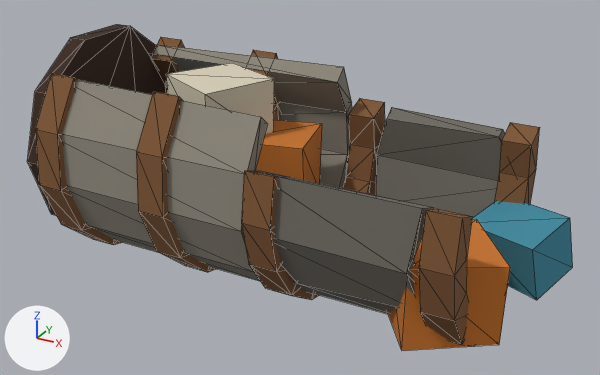
The glTF model game/public/models/cargo_pod.glb: old version first, new version second.
The view is the same before and after, from a camera (50 mm lens) standing at (3.96, -6.92, 4.25) and looking at (0.17, -0.03, 0.81). Every picture has the same lights, and +X, +Y and +Z are marked at lower left. The first picture is the older version. Mesh edges are drawn as thin lines. Vertices at exactly the same position are counted once.

In view in the first picture: 'cargo_pod'.
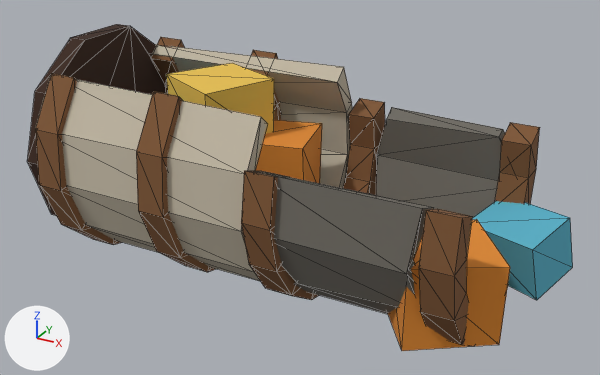
Patch to the scene script:
```diff
--- a/game/public/models/cargo_pod.glb.py
+++ b/game/public/models/cargo_pod.glb.py
@@ mat_cargo_blue @@
 mat_cargo_blue = principled_material('cargo_blue')
-mat_cargo_blue.base_color = (0.0497, 0.254, 0.352)  # cyan #3f8aa0
+mat_cargo_blue.base_color = (0.0976, 0.434, 0.578)  # cyan #58b0c8
 mat_cargo_blue.roughness = 1.0
@@ mat_cargo_pale @@
 mat_cargo_pale = principled_material('cargo_pale')
-mat_cargo_pale.base_color = (0.687, 0.624, 0.479)  # pale yellow #d8cfb8
+mat_cargo_pale.base_color = (0.807, 0.527, 0.0802)  # yellow #e8c050
 mat_cargo_pale.roughness = 1.0
@@ mat_hull @@
+mat_hull = principled_material('hull')
+mat_hull.base_color = (0.552, 0.491, 0.381)  # light grey #c4baa6
+mat_hull.roughness = 1.0
@@ me_back @@
 me_back.from_pydata(...)  # 332 vertices, 608 faces; spans x -2.45..2.81, y -1.28..1.35, z -0.28..2.14
 # used by ob_cargo_pod; location = (0.0, 0.0, 0.0)
+# me_back part 1: 116 of 332 vertices moved; they spanned x -2.45..2.25, y -1.28..1.28, z -0.28..2.14 and now span x -2.45..2.25, y -1.28..1.28, z -0.28..2.14; mean shift (0.17, 0.01, -0.03); largest move (-2.45, -0.37, -0.14) -> (2.25, 1.2, 1.44)
+# me_back part 2: 44 of 332 vertices moved; they spanned x -0.95..-0.65, y -1.26..1.26, z -0.28..1.91 and now span x -2.25..-0.65, y -1.26..1.26, z -0.28..1.91; mean shift (-0.24, 0.0, 0.0); largest move (-0.65, -0.91, 1.91) -> (-1.95, 1.22, 1.4)
+# me_back part 3: 44 of 332 vertices moved; they spanned x 0.25..0.55, y -1.28..1.28, z -0.28..1.44 and now span x -0.95..0.55, y -1.28..1.22, z -0.28..1.91; mean shift (-0.22, -0.03, 0.07); largest move (0.25, -1.2, 1.44) -> (-0.95, 1.22, 1.4)
+# me_back part 4: 84 faces spanning x -2.33..0.23, y -1.18..1.21, z -0.22..1.88 switch from mat_hull_grey (grey #8e887c) to mat_hull (light grey #c4baa6)
+# me_back part 5: 6 faces spanning x -2.1..1.9, y -0.8..0.8, z 0.25..0.45 switch from mat_rust (brown #7e5634) to mat_hull_dark (dark grey #6e6a62)
 me_back.materials.append(mat_rust_dark)
-me_back.materials.append(mat_soot)  # black #1e1a18
 me_back.materials.append(mat_cargo_blue)
```

Pixel boxes (x1, y1, x2, y2) of what changed, in the pictures (600 x 375 px; the box of a moved part takes in the faces that stretch with it):
'cargo_pod', recoloured, reshaped
    both: (27, 24, 573, 351)
part 1 of me_back, moved or reshaped
    before: (35, 26, 540, 345)
    after: (27, 24, 540, 345)
part 2 of me_back, moved or reshaped
    before: (136, 50, 281, 272)
    after: (136, 37, 215, 272)
part 3 of me_back, moved or reshaped
    before: (241, 98, 385, 300)
    after: (241, 50, 379, 300)
part 4 of me_back, recoloured (grey to light grey)
    both: (36, 44, 352, 281)
part 5 of me_back, recoloured
    before: (59, 78, 77, 134)
